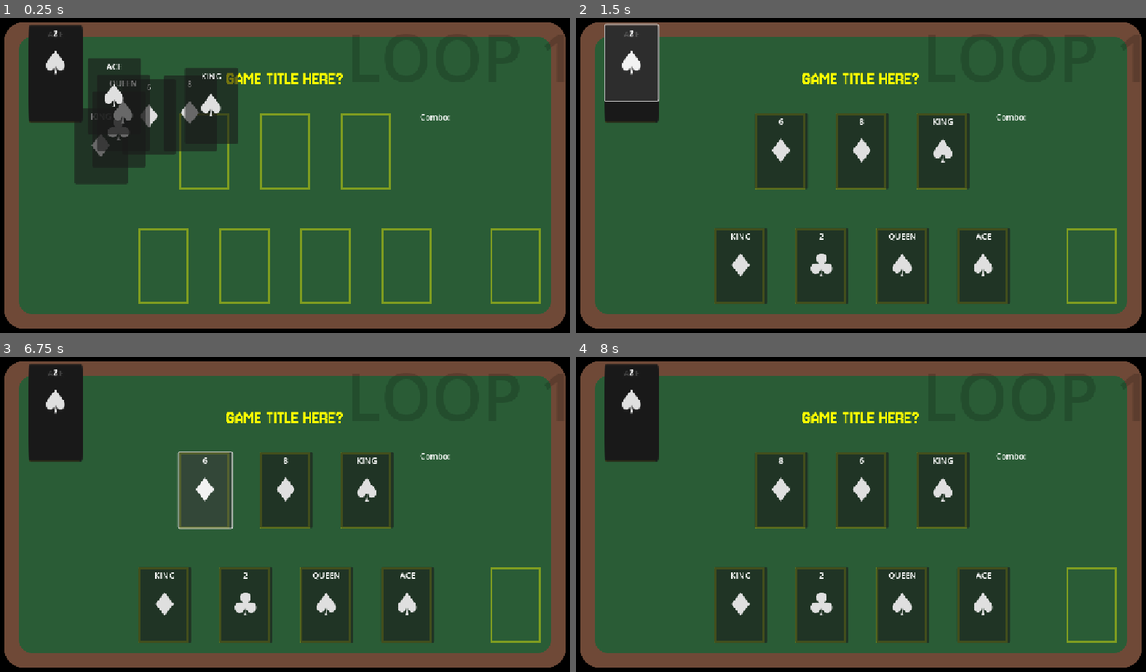
Above: before the commit, frames 1-4 (two rows, left to right).
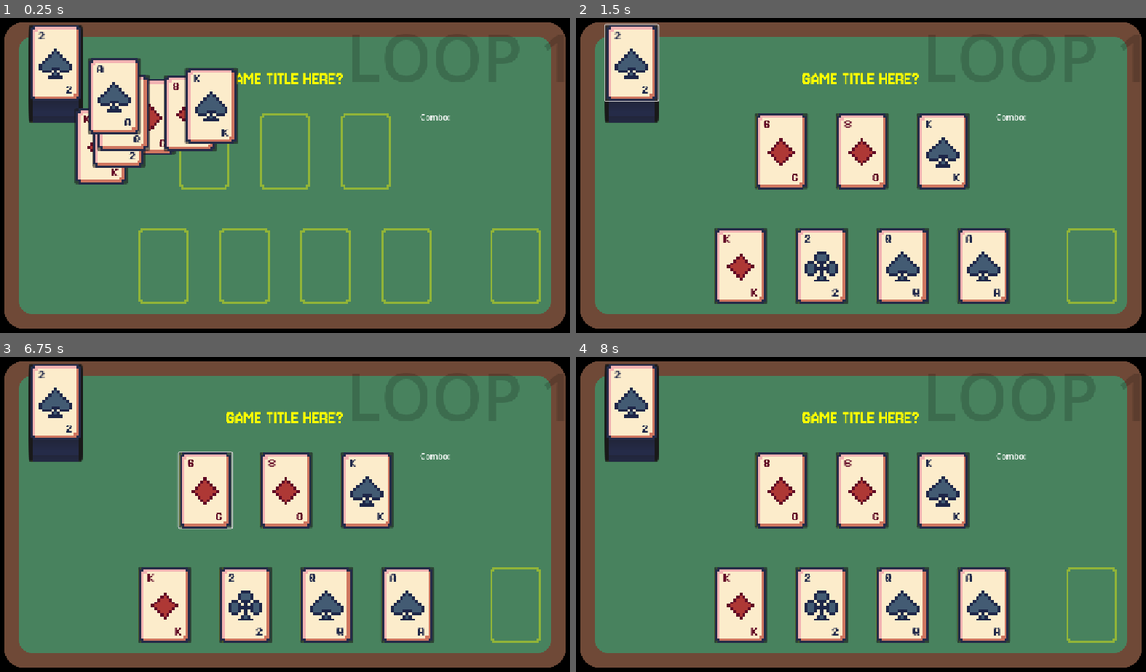
Above: after the commit, the same moments.

Repository: rajariandhana/GMTK-2025
Game: Godot game, scene res://game.tscn
Two runs of this game, one before a commit and one after it. Both use one fixed random seed, a clock stepped at 60 frames per second and the inputs below.
Inputs:
- Up to frame 1 (0.25 s): no input
- Up to frame 2 (1.5 s): click "♠️" at 0.5 s; click "♠️" at 1.25 s
- Up to frame 3 (6.75 s): click "♠️" at 2 s; click "♠️" at 2.75 s; click "♠️" at 3.5 s; click "♠️" at 4.25 s; click "♠️" at 5 s; click "♠️" at 5.75 s; click "♦️" at 6.5 s
- Up to frame 4 (8 s): click "♦️" at 7.25 s

The runs differ from the first frame. In frame 1, 79% of the frame differs, in the area x 3-97%, y 2-94%; in frame 2, 81%; in frame 3, 81%; in frame 4, 81%.

Commit message:
Card UI

Diff:
--- a/card.gd
+++ b/card.gd
@@ -9,8 +9,20 @@
 @export var rank : int = Rank.NUMBER
 @export var suit : int = Suit.HEARTS
 
-@onready var label: Label = $Label
+@onready var label_tl: Label = $Label_TL
+@onready var label_br: Label = $Label_BR
+@onready var suit_icon: Sprite2D = $SuitIcon
+
+var suits = ["♥️", "♣️", "♦️", "♠️"]
+
 @onready var sfx_click: AudioStreamPlayer = $"SFX_Click"
+
+var suit_icons := {
+	Suit.HEARTS: preload("res://Suit_Heart.png"),
+	Suit.CLUBS: preload("res://Suit_Club.png"),
+	Suit.DIAMONDS: preload("res://Suit_Diamond.png"),
+	Suit.SPADES: preload("res://Suit_Spade.png"),
+}
 
 func _ready() -> void:
 	pass
@@ -24,20 +36,33 @@
 		#0: rank.JOKER
 		1:
 			rank = Rank.ACE
-			label.text = "ACE"
+			label_tl.text = "A"
+			label_br.text = "A"
 		11:
 			rank = Rank.JACK
-			label.text = "JACK"
+			label_tl.text = "J"
+			label_br.text = "J"
 		12:
 			rank = Rank.QUEEN
-			label.text = "QUEEN"
+			label_tl.text = "Q"
+			label_br.text = "Q"
 		13:
 			rank = Rank.KING
-			label.text = "KING"
+			label_tl.text = "K"
+			label_br.text = "K"
 		_:
 			rank = Rank.NUMBER
-			label.text = str(value)
+			label_tl.text = str(value)
+			label_br.text = str(value)
 	#print(get_info())
+	suit_icon.texture = suit_icons[suit]
+	if self.suit == Suit.SPADES || self.suit == Suit.CLUBS:
+		label_tl.add_theme_color_override("font_color", Color("#1E2749"))
+		label_br.add_theme_color_override("font_color", Color("#1E2749"))
+	elif self.suit == Suit.HEARTS || self.suit == Suit.DIAMONDS:
+		label_tl.add_theme_color_override("font_color", Color("#600724"))
+		label_br.add_theme_color_override("font_color", Color("#600724"))
+
 
 func _on_button_up() -> void:
 	selected.emit(self)
--- a/card.tscn
+++ b/card.tscn
@@ -1,7 +1,10 @@
-[gd_scene load_steps=3 format=3 uid="uid://c3mpu4ff7bw61"]
+[gd_scene load_steps=6 format=3 uid="uid://c3mpu4ff7bw61"]
 
 [ext_resource type="Script" uid="uid://kkji060fqkls" path="res://card.gd" id="1_kikvd"]
+[ext_resource type="Texture2D" uid="uid://c3s5uyunhf51h" path="res://CardBase.png" id="2_q5obu"]
 [ext_resource type="AudioStream" uid="uid://dg5rguxd4vlmf" path="res://sfx/click-1.mp3" id="2_rjlel"]
+[ext_resource type="FontFile" uid="uid://xjcsbs3j5fpo" path="res://fonts/PixelOperator8-Bold.ttf" id="4_1i5pp"]
+[ext_resource type="Texture2D" uid="uid://dtc74taq8f8ww" path="res://Suit_Heart.png" id="5_fpac0"]
 
 [node name="Card" type="Button"]
 anchors_preset = -1
@@ -11,24 +14,51 @@
 offset_bottom = 0.311996
 grow_vertical = 2
 theme_override_font_sizes/font_size = 64
-text = "♠️"
+text = "♠️
+"
 script = ExtResource("1_kikvd")
 metadata/_custom_type_script = "uid://kkji060fqkls"
+
+[node name="Base" type="Sprite2D" parent="."]
+position = Vector2(52, 75)
+texture = ExtResource("2_q5obu")
 
 [node name="SFX_Click" type="AudioStreamPlayer" parent="."]
 stream = ExtResource("2_rjlel")
 volume_db = -10.0
 
-[node name="Label" type="Label" parent="."]
+[node name="Label_TL" type="Label" parent="."]
 layout_mode = 1
 anchors_preset = -1
 anchor_top = 0.033
 anchor_right = 1.0
 anchor_bottom = 0.187
-offset_top = 0.0500002
-offset_bottom = -0.0500011
-text = "VALUE"
-horizontal_alignment = 1
-vertical_alignment = 1
+offset_left = 16.0
+offset_top = 9.05
+offset_right = -12.0
+offset_bottom = 1.95
+theme_override_colors/font_color = Color(0, 0, 0, 1)
+theme_override_fonts/font = ExtResource("4_1i5pp")
+text = "0"
+
+[node name="Label_BR" type="Label" parent="."]
+layout_mode = 1
+anchors_preset = -1
+anchor_top = 0.033
+anchor_right = 1.0
+anchor_bottom = 0.187
+offset_left = 11.0
+offset_top = 115.05
+offset_right = -17.0
+offset_bottom = 107.95
+theme_override_colors/font_color = Color(0, 0, 0, 1)
+theme_override_fonts/font = ExtResource("4_1i5pp")
+text = "0"
+horizontal_alignment = 2
+vertical_alignment = 2
+
+[node name="SuitIcon" type="Sprite2D" parent="."]
+position = Vector2(52, 77)
+texture = ExtResource("5_fpac0")
 
 [connection signal="button_up" from="." to="." method="_on_button_up"]
--- a/game.tscn
+++ b/game.tscn
@@ -1,7 +1,7 @@
 [gd_scene load_steps=5 format=3 uid="uid://c3wmjn72rvyyc"]
 
 [ext_resource type="Script" uid="uid://bgb67r0nnh5aj" path="res://game.gd" id="1_e2o6t"]
-[ext_resource type="Texture2D" uid="uid://050sarcoenc7" path="res://GMTK-Board.png" id="2_e2o6t"]
+[ext_resource type="Texture2D" uid="uid://ccvy1pl5c8bhq" path="res://Table.png" id="3_fc0e3"]
 [ext_resource type="AudioStream" uid="uid://c2sq6g123hrbe" path="res://sfx/success-1.mp3" id="3_feb5d"]
 [ext_resource type="Script" uid="uid://2tdj1201ufmi" path="res://combo.gd" id="4_fc0e3"]
 
@@ -35,7 +35,7 @@
 [node name="BG" type="Sprite2D" parent="."]
 z_index = -5
 position = Vector2(576, 324)
-texture = ExtResource("2_e2o6t")
+texture = ExtResource("3_fc0e3")
 
 [node name="Deck-1" type="Node2D" parent="."]
 position = Vector2(120, 145)
Binary file added: Suit_Club.png
Not shown, added: Suit_Club.png.import
Binary file added: Suit_Diamond.png
Not shown, added: Suit_Diamond.png.import
Binary file added: Suit_Heart.png
Not shown, added: Suit_Heart.png.import
Binary file added: Suit_Spade.png
Not shown, added: Suit_Spade.png.import
Binary file added: Table.png
Not shown, added: Table.png.import
Binary file added: fonts/PixelOperator8-Bold.ttf
Not shown, added: fonts/PixelOperator8-Bold.ttf.import
(and 2 more such lines)
